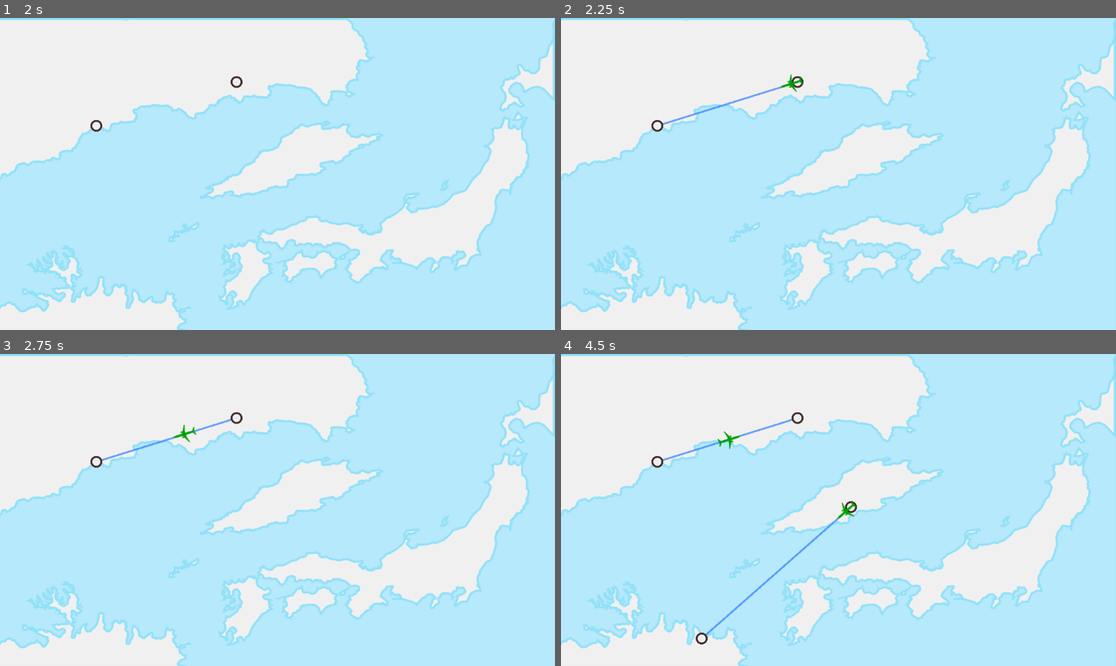
Above: before the commit, frames 1-4 (two rows, left to right).
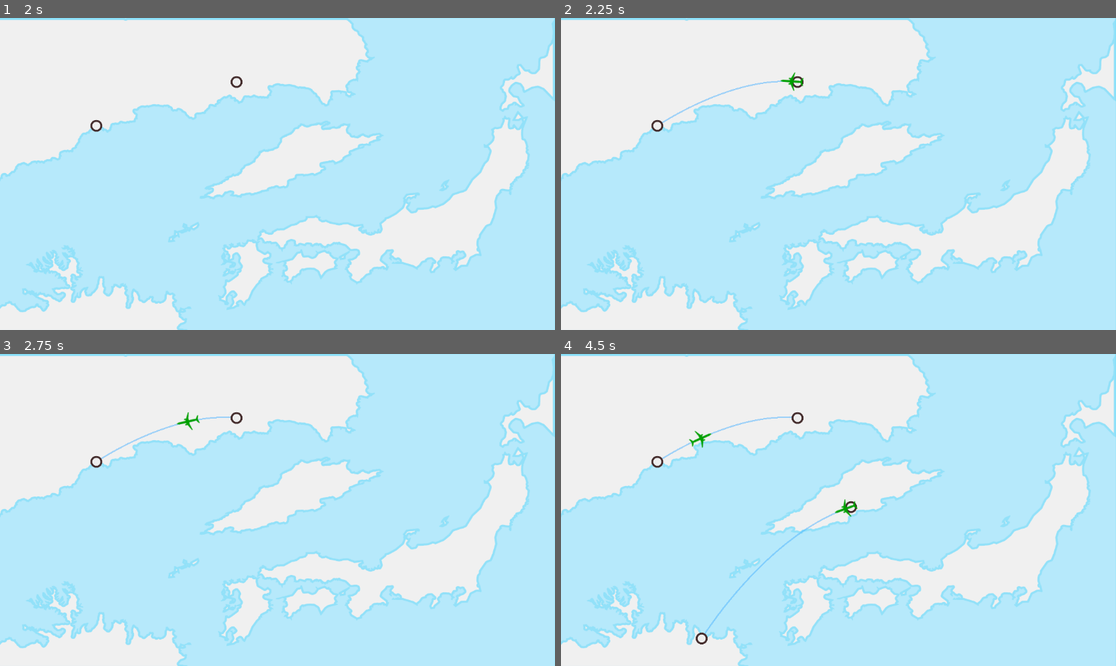
Above: after the commit, the same moments.

Repository: top-it-090304/Holding-Pattern
Game: Godot game, scene res://scene/Main.tscn
Same seed, same stepped clock (60 frames per second), same inputs: the game is played once before the commit and once after it.
Inputs (mouse positions are in pixels of both pictures, inside the frame that each line leads up to):
- Up to frame 1 (2 s): tap Enter at 0.5 s; move the mouse to (399, 158) at 0.52 s; click (399, 158) at 0.67 s; tap Space at 1.25 s; move the mouse to (238, 83) at 1.27 s; click (238, 83) at 1.42 s
- Up to frame 2 (2.25 s): tap Enter at 2 s; move the mouse to (655, 127) at 2.02 s; click (655, 127) at 2.17 s
- Up to frame 3 (2.75 s): no input
- Up to frame 4 (4.5 s): move the mouse to (810, 572) at 2.77 s; click (810, 572) at 2.92 s; move the mouse to (849, 506) at 3.52 s; click (849, 506) at 3.67 s; move the mouse to (699, 637) at 4.27 s; click (699, 637) at 4.42 s

Frame 1 is identical in both runs. In frame 2, 0.4% of the frame differs, in the area x 18-44%, y 17-35%; in frame 3, 0.4%; in frame 4, 0.9%, in the area x 18-54%, y 20-91%.

Commit message:
Add the movement of planes in an arc

Diff:
--- a/scene/Airport.tscn
+++ b/scene/Airport.tscn
@@ -1,10 +1,10 @@
 [gd_scene format=3 uid="uid://d14pau2shqbgm"]
 
 [ext_resource type="Script" uid="uid://cr3b3fq783vb7" path="res://scripts/Airport.gd" id="1_qo1ey"]
-[ext_resource type="Texture2D" uid="uid://brdi5vpt2llpy" path="res://objects/point_circle.png" id="2_qo1ey"]
+[ext_resource type="Texture2D" uid="uid://bbdidywjb2jq4" path="res://objects/point_circle.png" id="2_qo1ey"]
 
 [sub_resource type="CircleShape2D" id="CircleShape2D_qo1ey"]
-radius = 11.0
+radius = 12.0
 
 [node name="Airport" type="Area2D" unique_id=1138182898]
 script = ExtResource("1_qo1ey")
--- a/scripts/Plane.gd
+++ b/scripts/Plane.gd
@@ -1,33 +1,27 @@
 extends Sprite2D
 
-var start_pos: Vector2
-var end_pos: Vector2
-var speed: int = 200
+var flight_rout: Curve2D
 var t: float = 0.0
+var speed: float = 180.0
 var forward: bool = true
-
-func setup(a: Vector2, b: Vector2):
-	start_pos = a
-	end_pos = b
+var total_lenght: float = 0.0
 
 
+func setup_with_curve(curve: Curve2D):
+	flight_rout = curve
+	total_lenght = curve.get_baked_length()
+	position = curve.get_point_position(0)
+
 func _process(delta):
-	var distance = start_pos.distance_to(end_pos)
-	var step = (speed * delta) / distance
-
 	if forward:
-		t += step
-		if t >= 1.0:
-			t = 1.0
+		t += speed * delta
+		if t >= total_lenght:
 			forward = false
 	else:
-		t -= step
-		if t <= 0.0:
-			t = 0.0
+		t -= speed * delta
+		if t <= 0:
 			forward = true
 
-	position = start_pos.lerp(end_pos, t)
-
- ## поворот самолета (ХУЙ)*
-	var look_target = end_pos if forward else start_pos
-	look_at(look_target)
+	var new_pos = flight_rout.sample_baked(t)
+	look_at(new_pos + (new_pos - position))
+	position = new_pos
--- a/scripts/Route.gd
+++ b/scripts/Route.gd
@@ -3,16 +3,30 @@
 var plane_scene = preload("res://scene/Plane.tscn")
 
 func create_line(airport_a, airport_b):
- ## добавить линию
 	var line = Line2D.new()
 	add_child(line)
-	line.points = [airport_a.position, airport_b.position]
-	line.width = 4.0
-	line.default_color = Color(0.2, 0.5, 1.0, 0.7)
-	line.z_index = -1 ## линия под точкой
+	line.width = 3.0
+	line.default_color = Color(0.3, 0.7, 1.0, 0.5)
+	line.z_index = -1
 
- ## создать самолет
+ ## добавляем кривую
+	var curve = Curve2D.new()
+	var p0 = airport_a.position
+	var p2 = airport_b.position
+
+ ## точка изгиба
+	var mid = (p0 + p2) / 2
+	var offset = (p2 - p0).rotated(90).normalized() * (p0.distance_to(p2) * 0.2)
+	var p1_absolute = mid + offset
+
+	var control_relative = p1_absolute - p0
+
+	curve.add_point(p0, Vector2.ZERO, control_relative)
+	curve.add_point(p2)
+
+	line.points = curve.get_baked_points()
+
+ ## добавляем самолет с маршрутом кривой
 	var plane = plane_scene.instantiate()
 	add_child(plane)
-
-	plane.setup(airport_a.position, airport_b.position)
+	plane.setup_with_curve(curve)
Not shown: 1 places in scene/Main.tscn that only renumber resources
Not shown: 1 places in scene/Plane.tscn that only renumber resources
Not shown, changed: scripts/Plane.gd.uid
Not shown, changed: scripts/Route.gd.uid
